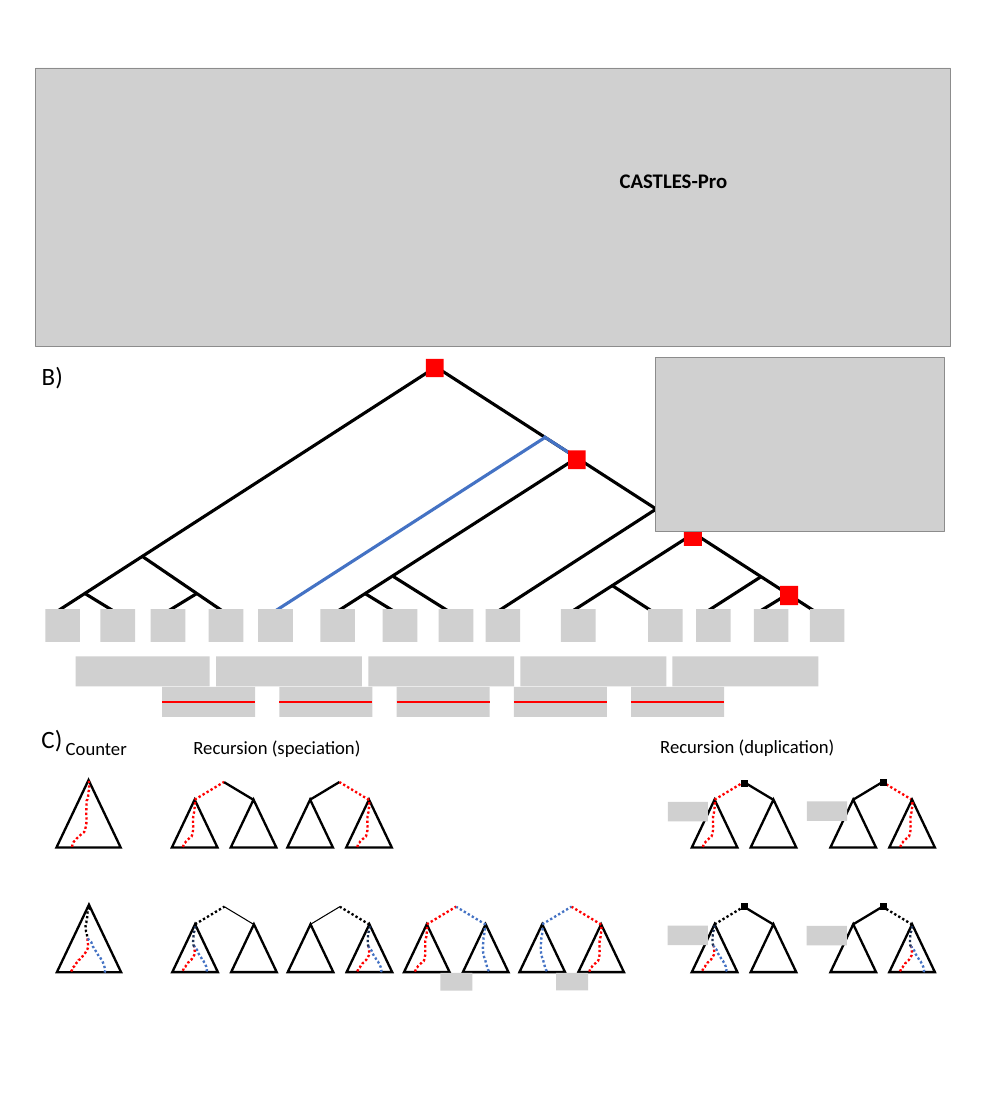
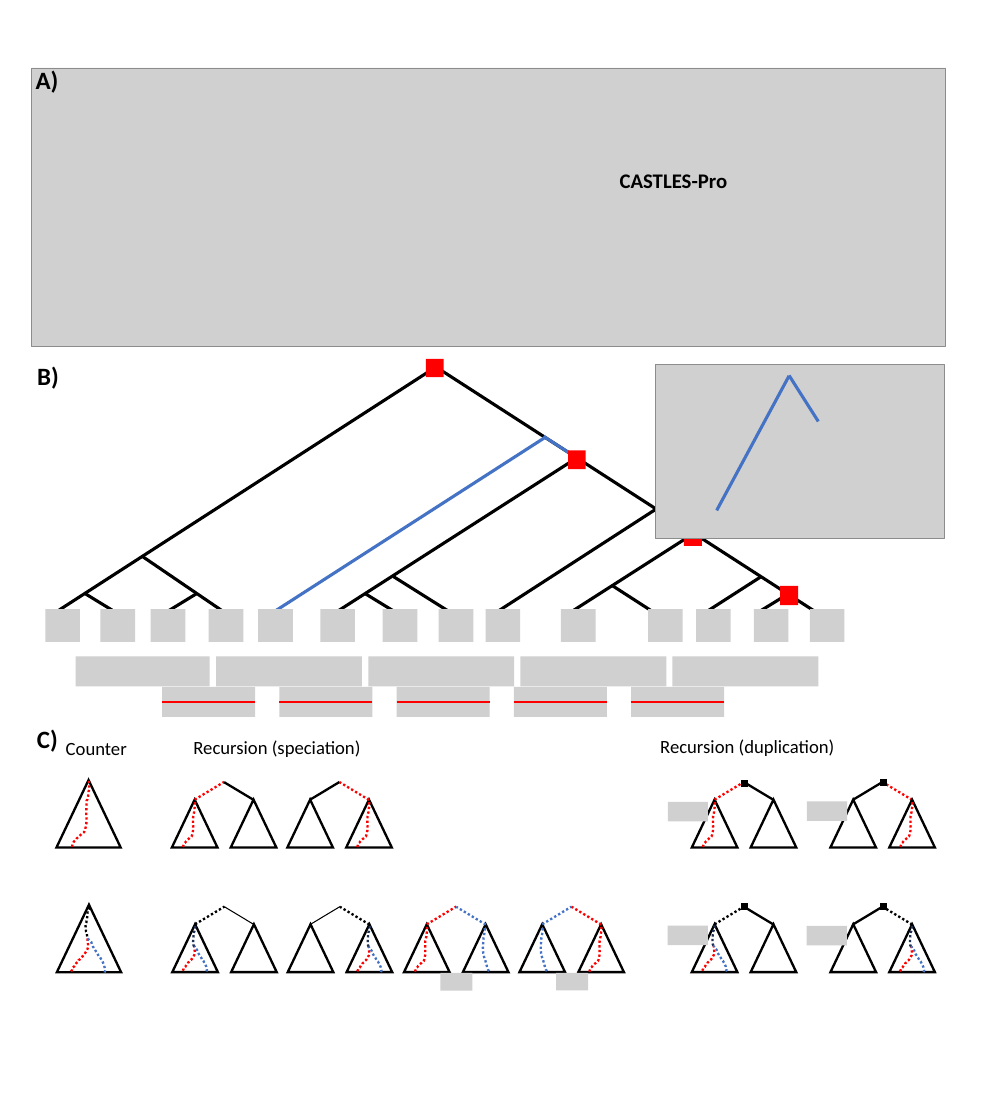
Before and after one commit to ytabatabaee/CASTLES-Pro-paper, a slide deck: slide 2 of theory/dup_loss.pptx. Drawn at 996x1120 pixels with LibreOffice and Linux fonts; fonts in the diff are those of the drawing; grey boxes stand for pictures; background and template pictures are left out. Boxes give left, top, right and bottom in pixels: in the first picture for what was removed or moved away, otherwise in the second. Text is boxed around its words. In the diff, an @@ line names an element or a change of style, - is before the commit and + after.

```diff
--- a/theory/dup_loss.pptx
+++ b/theory/dup_loss.pptx
@@ picture moved from (x1=36, y1=68, x2=950, y2=347) to (x1=31, y1=68, x2=946, y2=347) @@
@@ text added at (x1=36, y1=70, x2=59, y2=93), 24 pt, text #000000, bold @@
+A)
@@ text "B)" at (x1=37, y1=366, x2=59, y2=389): bold on @@
@@ picture moved from (x1=655, y1=358, x2=944, y2=532) to (x1=655, y1=365, x2=944, y2=539) @@
@@ line added from (789, 376) to (717, 511), #4472C4 3 pt @@
@@ line added from (818, 421) to (789, 376), #4472C4 3 pt @@
@@ text "C)" at (x1=37, y1=729, x2=58, y2=752): bold on @@
```
Also in this commit, not shown: 7 other files.
